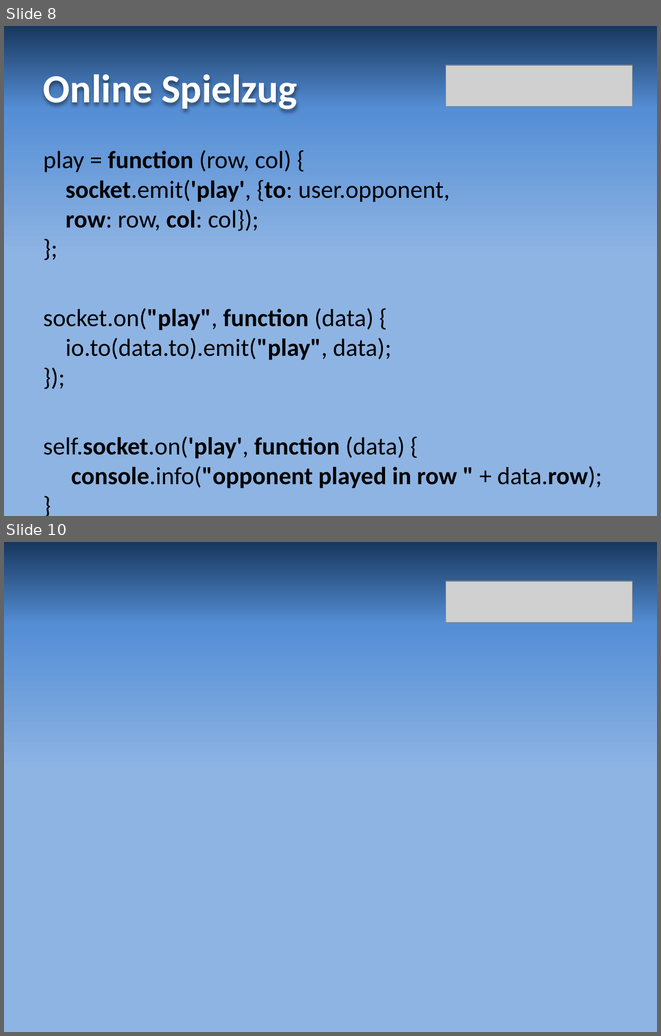
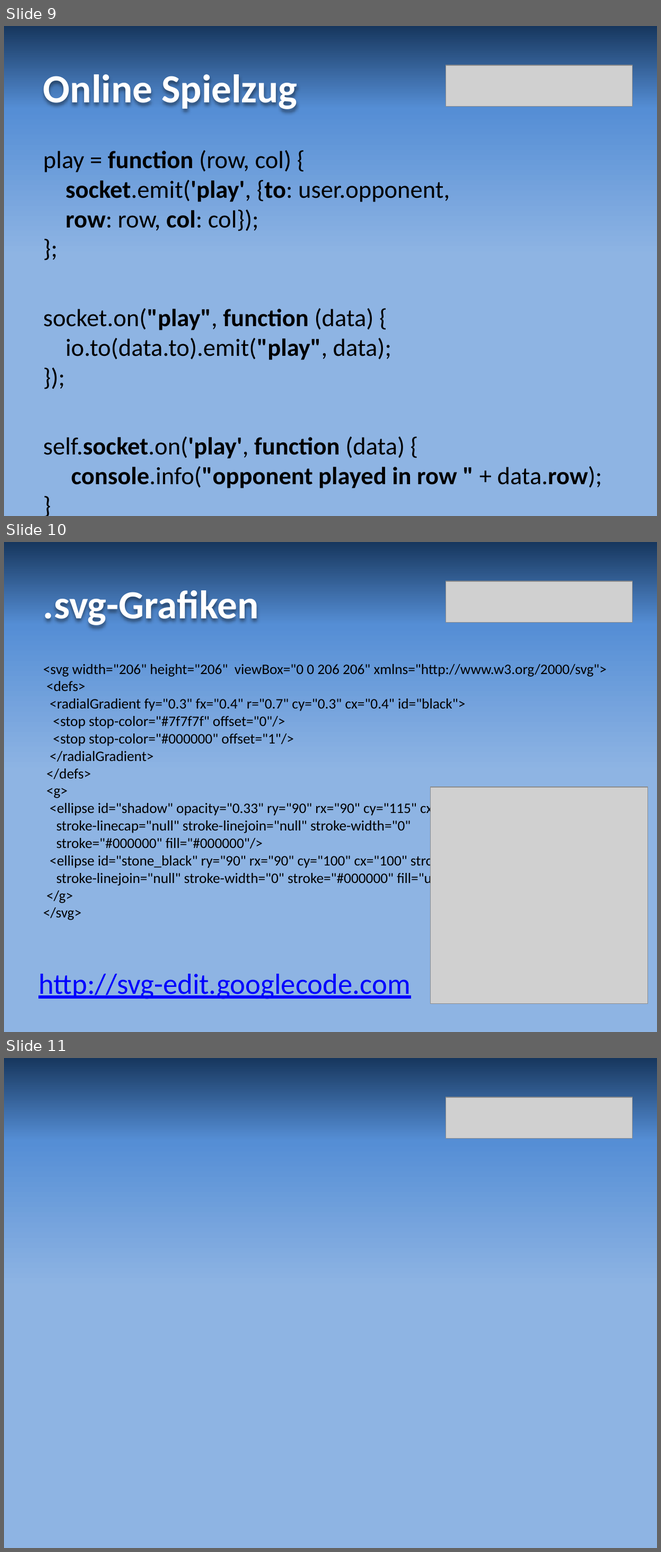
Before and after one commit to grrd01/Reversi---Legacy-BFH-Version, a slide deck: resources/reversi_praesentation.pptx. Shown one above the other, each under a label of ours: slides 8 and 10 before the commit, slides 9, 10 and 11 after it; the slides between them are not shown. The pictures are 661x1036 and 661x1552 pixels, drawn with LibreOffice and Linux fonts; fonts in the diff are those of the drawing; grey boxes stand for pictures. Boxes give left, top, right and bottom in pixels: in the first picture for what was removed or moved away, otherwise in the second. Text is boxed around its words. In the diff, an @@ line names an element or a change of style, - is before the commit and + after.

```diff
--- a/resources/reversi_praesentation.pptx
+++ b/resources/reversi_praesentation.pptx
@@ slide 10 added at (4, 542, 657, 1032), background gradient #17375E to #558ED5 to #8EB4E3 @@
@@ picture added at (446, 581, 633, 623) @@
@@ title added at (43, 590, 259, 625), 44 pt, text #FFFFFF, bold @@
+.svg-Grafiken
@@ text added at (43, 664, 607, 920), 16 pt, text #000000 @@
+<svg width="206" height="206" viewBox="0 0 206 206" xmlns="http://www.w3.org/2000/svg">
+<defs>
+<radialGradient fy="0.3" fx="0.4" r="0.7" cy="0.3" cx="0.4" id="black">
+<stop stop-color="#7f7f7f" offset="0"/>
+<stop stop-color="#000000" offset="1"/>
+</radialGradient>
+</defs>
+<g>
+<ellipse id="shadow" opacity="0.33" ry="90" rx="90" cy="115" cx="115"
+stroke-linecap="null" stroke-linejoin="null" stroke-width="0"
+stroke="#000000" fill="#000000"/>
+<ellipse id="stone_black" ry="90" rx="90" cy="100" cx="100" stroke-linecap="null"
+stroke-linejoin="null" stroke-width="0" stroke="#000000" fill="url(#black)"/>
+</g>
+</svg>
@@ picture added at (430, 787, 648, 1004) @@
@@ text added at (38, 973, 410, 999), 32 pt, text #0000FF, underline @@
+http://svg-edit.googlecode.com
@@ what was slide 8 is now slide 9 @@
@@ what was slide 10 is now slide 11 @@
```
Also in this commit, not shown: 4 slides changed, 2 other slides added, 1 slide removed.
